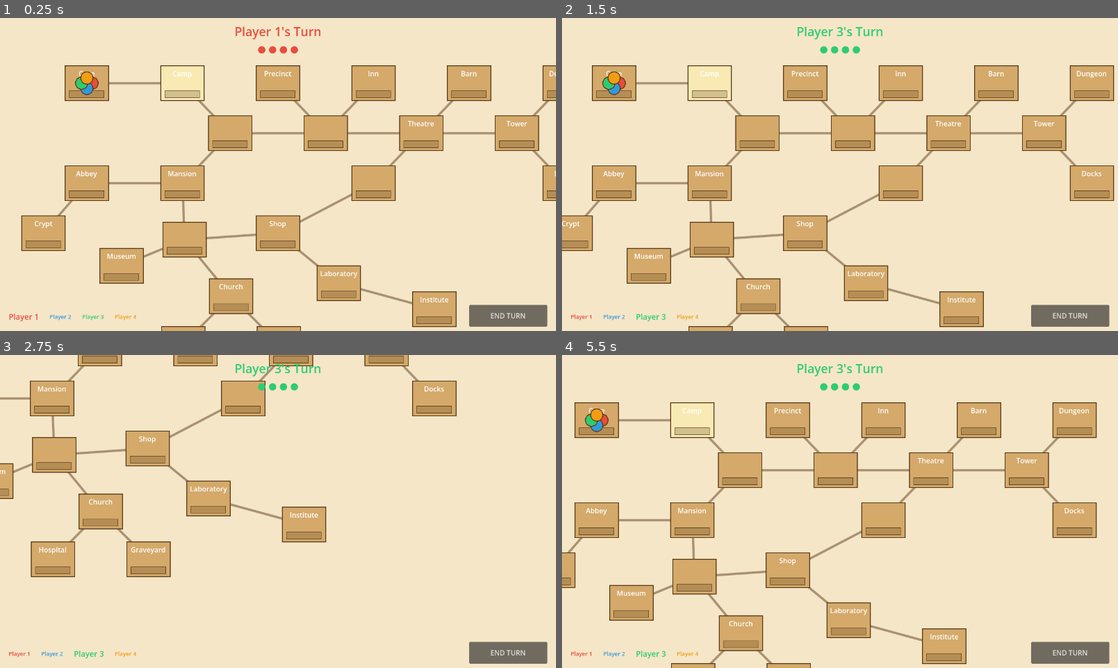
Above: before the commit, frames 1-4 (two rows, left to right).
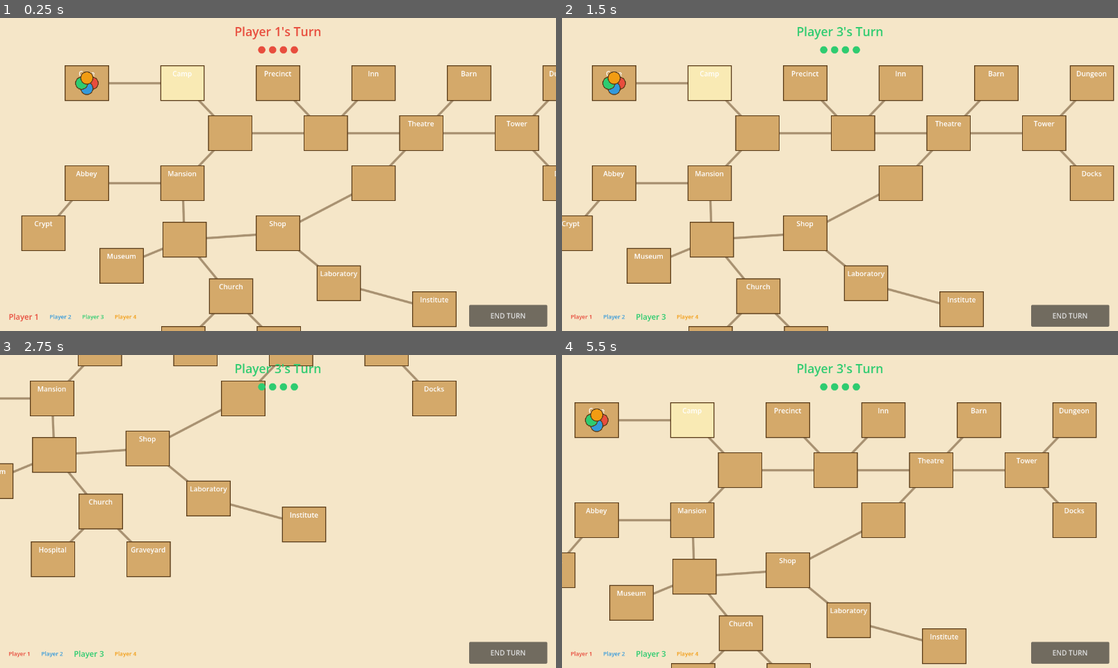
Above: after the commit, the same moments.

Repository: arlopurcell/horrified-board-game
Game: Godot game, scene res://scenes/Main.tscn
Same seed, same stepped clock (60 frames per second), same inputs: the game is played once before the commit and once after it. The project has no main scene, so this scene is started directly.
Inputs (mouse positions are in pixels of both pictures, inside the frame that each line leads up to):
- Up to frame 1 (0.25 s): no input
- Up to frame 2 (1.5 s): click "END TURN" at 0.5 s; tap Enter at 1.25 s; move the mouse to (628, 64) at 1.27 s; hold D from 1.28 s (still down); click (628, 64) at 1.42 s
- Up to frame 3 (2.75 s): move the mouse to (38, 401) at 2.02 s; release D at 2.03 s; hold S from 2.03 s (still down); click (38, 401) at 2.17 s
- Up to frame 4 (5.5 s): move the mouse to (784, 380) at 2.77 s; release S at 2.78 s; hold D 2.78-3.53 s; click (784, 380) at 2.92 s; move the mouse to (851, 373) at 3.52 s; hold W 3.53-4.28 s; click (851, 373) at 3.67 s; move the mouse to (650, 392) at 4.27 s; hold A from 4.28 s (still down); click (650, 392) at 4.42 s; move the mouse to (678, 401) at 5.02 s; click (678, 401) at 5.17 s

The runs differ from the first frame. In frame 1, 3.0% of the frame differs, in the area x 4-100%, y 23-98%; in frame 2, 3.2%, in the area x 0-99%, y 23-98%; in frame 3, 2.2%; in frame 4, 3.1%.

Commit message:
feat: replace has_item slot with dynamic color-coded item bars in SpaceNode

Diff:
--- a/scenes/SpaceNode.gd
+++ b/scenes/SpaceNode.gd
@@ -7,11 +7,16 @@
 const NORMAL_BG := Color(0.831, 0.663, 0.416, 1)
 const LEGAL_BG  := Color(0.976, 0.918, 0.706, 1)
 const BORDER    := Color(0.353, 0.235, 0.1, 1)
-const ITEM_COLOR := Color(0.18, 0.49, 0.2, 1)
-const SLOT_COLOR := Color(0.353, 0.235, 0.1, 0.25)
+
+const ITEM_COLORS := {
+    "red":    Color(0.75, 0.22, 0.17),
+    "blue":   Color(0.16, 0.50, 0.73),
+    "yellow": Color(0.95, 0.77, 0.06),
+}
 
 var space_data: SpaceData = null
 var _is_legal: bool = false
+var _items: Array = []
 
 @onready var name_label: Label = $NameLabel
 
@@ -26,6 +31,10 @@
 	_is_legal = legal
 	queue_redraw()
 
+func set_items(items: Array) -> void:
+	_items = items
+	queue_redraw()
+
 func get_space_center() -> Vector2:
 	return global_position + SIZE / 2
 
@@ -36,14 +45,33 @@
 	var bg := LEGAL_BG if _is_legal else NORMAL_BG
 	draw_rect(Rect2(Vector2.ZERO, SIZE), bg)
 	draw_rect(Rect2(Vector2.ZERO, SIZE), BORDER, false, 2.0)
-	# Item slot at bottom
-	if space_data != null:
-		var slot := Rect2(10, 58, 80, 16)
-		if space_data.has_item:
-			draw_rect(slot, ITEM_COLOR)
-		else:
-			draw_rect(slot, SLOT_COLOR)
-			draw_rect(slot, BORDER, false, 1.0)
+	if _items.is_empty():
+		return
+	var counts := {"red": 0, "blue": 0, "yellow": 0}
+	for item in _items:
+		var item_data := item as ItemData
+		if item_data != null and counts.has(item_data.color):
+			counts[item_data.color] += 1
+	var present: Array = []
+	for c in ["red", "blue", "yellow"]:
+		if counts[c] > 0:
+			present.append(c)
+	if present.is_empty():
+		return
+	var bar_w := 20.0
+	var bar_h := 8.0
+	var gap := 3.0
+	var total_w := present.size() * bar_w + (present.size() - 1) * gap
+	var x := (SIZE.x - total_w) / 2.0
+	var bar_y := SIZE.y - bar_h - 4.0
+	var font := ThemeDB.fallback_font
+	for c in present:
+		var col: Color = ITEM_COLORS[c]
+		draw_rect(Rect2(x, bar_y, bar_w, bar_h), col)
+		draw_rect(Rect2(x, bar_y, bar_w, bar_h), BORDER, false, 1.0)
+		draw_string(font, Vector2(x + bar_w / 2.0, bar_y - 1.0), str(counts[c]),
+				HORIZONTAL_ALIGNMENT_CENTER, bar_w, 9, BORDER)
+		x += bar_w + gap
 
 func _on_input_event(_viewport: Viewport, event: InputEvent, _shape_idx: int) -> void:
 	if event is InputEventMouseButton and event.pressed and event.button_index == MOUSE_BUTTON_LEFT:
